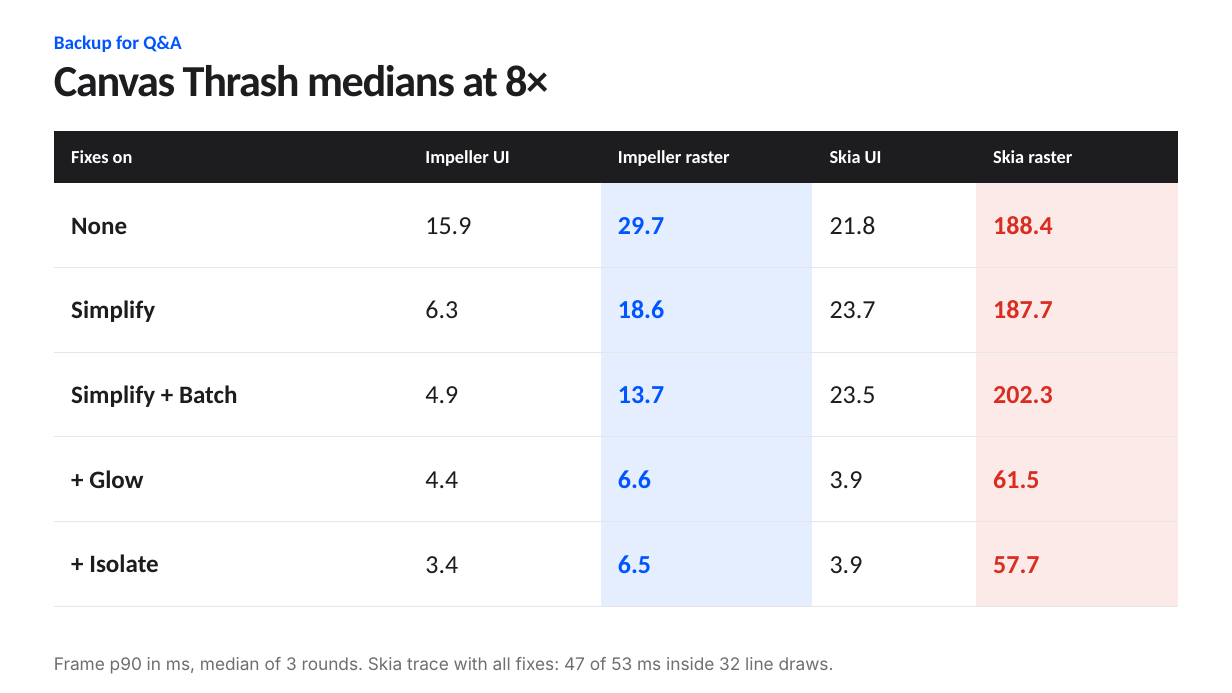
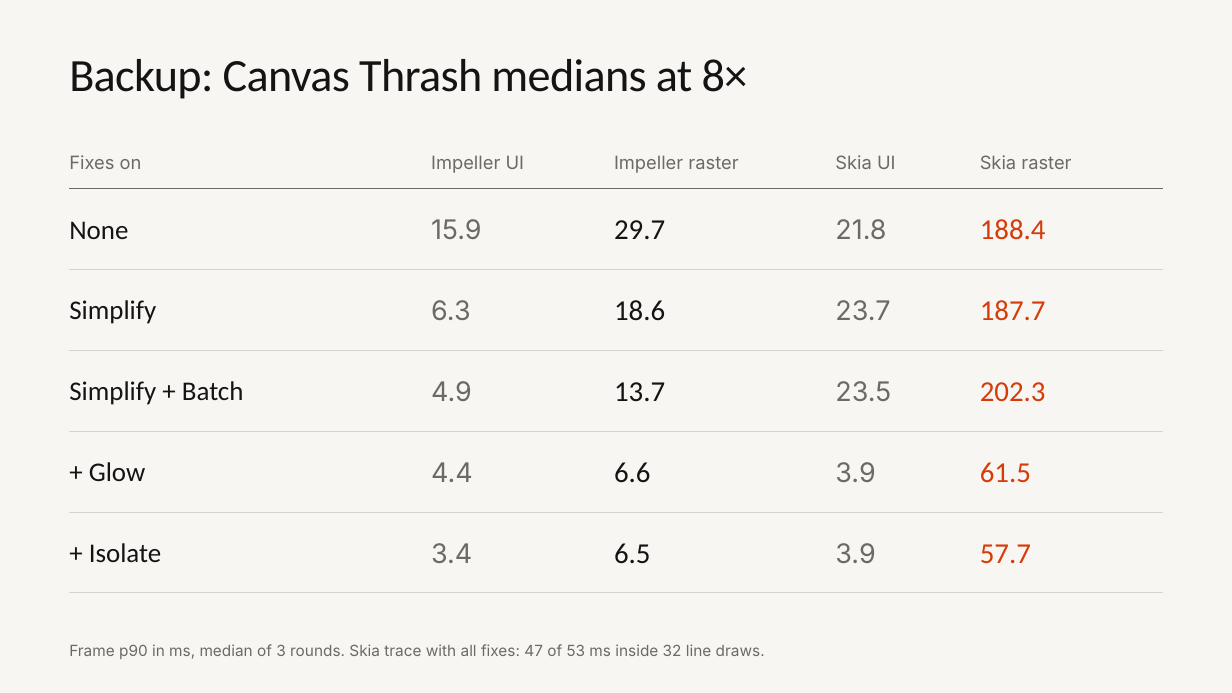
Before and after one commit to cm-collins/fluttercon-demo-app, a slide deck: slide 34 of docs/talk/slides/beyond-skia.pptx. Drawn at 1232x693 pixels with LibreOffice and Linux fonts; fonts in the diff are those of the drawing; background and template pictures are left out. Boxes give left, top, right and bottom in pixels: in the first picture for what was removed or moved away, otherwise in the second. Text is boxed around its words. In the diff, an @@ line names an element or a change of style, - is before the commit and + after.

```diff
--- a/docs/talk/slides/beyond-skia.pptx
+++ b/docs/talk/slides/beyond-skia.pptx
@@ background #FFFFFF to #F7F6F2 @@
@@ text removed at <box>54,35,181,52</box> @@
-Backup for Q&A
@@ title at <box>69,59,748,99</box>: text changed; size 34.5 to 36 pt; text colour #1D1D1F to #141414; bold off @@
-Canvas Thrash medians at 8×
+Backup: Canvas Thrash medians at 8×
@@ table at <box>69,137,1164,593</box> @@
@@ fill #1D1D1F to none in row 1 @@
@@ fill #E6EEFF to none in 5 cells @@
@@ fill #FCEAE8 to none in 5 cells @@
@@ font Calibri to Inter in "Fixes on", "Impeller UI", "Impeller raster", "Skia UI" and 11 more places @@
@@ text colour #FFFFFF to #6B6A66 in "Fixes on", "Impeller UI", "Impeller raster", "Skia UI" and 1 more places @@
@@ bold off in "Fixes on", "Impeller UI", "Impeller raster", "Skia UI" and 16 more places @@
@@ size 19.5 to 21 pt, text colour #1D1D1F to #141414 in "None", "Simplify", "Simplify + Batch", "+ Glow" and 1 more places @@
@@ size 20.2 to 21 pt, text colour #1D1D1F to #6B6A66 in "15.9", "21.8", "6.3", "23.7" and 6 more places @@
@@ size 20.2 to 22.5 pt in "29.7", "188.4", "18.6", "187.7" and 6 more places @@
@@ text colour #0055FF to #141414 in "29.7", "18.6", "13.7", "6.6" and 1 more places @@
@@ text colour #D92D20 to #D63C0A in "188.4", "187.7", "202.3", "61.5" and 1 more places @@
@@ line spacing 0.96 to 1.05 @@
@@ borders changed @@
@@ table: place and size @@
-table at <box>54,131,1177,607</box>
+table at <box>69,137,1164,593</box>
@@ text "Frame p90 in ms, median ...": place and size @@
-text "Frame p90 in ms, median ..." at <box>54,657,834,674</box>
+text "Frame p90 in ms, median ..." at <box>69,644,765,659</box>
@@ text "Frame p90 in ms, median ..." at <box>69,644,765,659</box>: size 13.5 to 12 pt, text colour #6E6E73 to #6B6A66 @@
```
Also in this commit, not shown: 31 other slides changed, 2 slides added, 2 slides removed, 56 other files.
